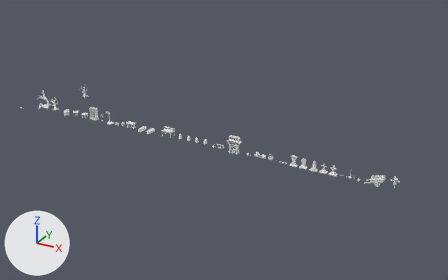
Two versions of the Blender file Magic_Halloween.blend, one commit apart.
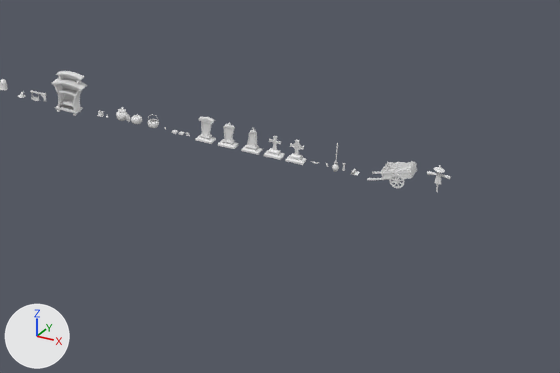
Each version is shown whole from a camera (50 mm lens) standing at (76.4, -68.9, 35.7) and looking at (36.2, 4.3, -0.8), then close up on the part from 46% to 100% of the width and 37% to 95% of the height. Every picture has the same lights, and +X, +Y and +Z are marked at lower left. The older version's two pictures come first.
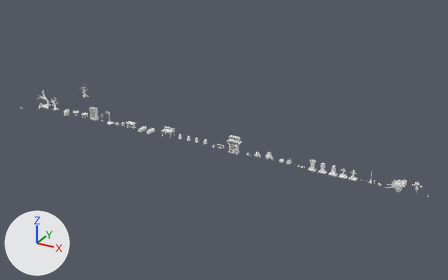
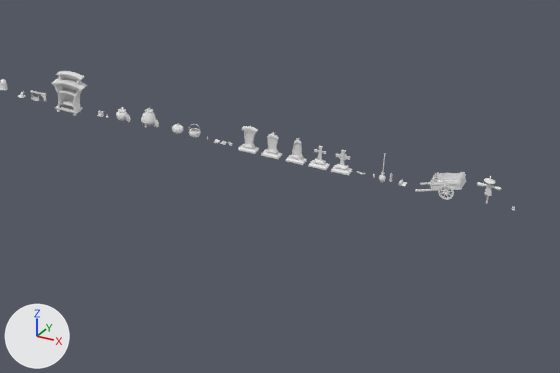
The change, as a diff of the scene's bpy script:
```diff
--- a/Magic_Halloween.blend.py
+++ b/Magic_Halloween.blend.py
@@ me_cube_034 @@
+me_cube_034.from_pydata(...)  # 682 vertices, 708 faces; spans x -0.525..0.525, y -0.431..0.431, z 0.0..1.185
@@ ob_sphere @@
 ob_sphere = bpy.data.objects.new('Sphere', me_sphere)
-ob_sphere.location = (44.72, -0.21, 0.03)
+ob_sphere.location = (47.33, -0.21, 0.03)
@@ ob_cube_018 @@
 ob_cube_018 = bpy.data.objects.new('Cube.018', me_cube_018)
-ob_cube_018.location = (49.08, -0.2, -0.06)
+ob_cube_018.location = (51.69, -0.2, -0.06)
@@ ob_cube_019 @@
 ob_cube_019 = bpy.data.objects.new('Cube.019', me_cube_019)
-ob_cube_019.location = (50.46, -0.2, -0.06)
+ob_cube_019.location = (53.07, -0.2, -0.06)
@@ ob_cube_020 @@
 ob_cube_020 = bpy.data.objects.new('Cube.020', me_cube_020)
-ob_cube_020.location = (51.89, -0.2, -0.06)
+ob_cube_020.location = (54.51, -0.2, -0.06)
@@ ob_cube_021 @@
 ob_cube_021 = bpy.data.objects.new('Cube.021', me_cube_021)
-ob_cube_021.location = (53.21, -0.2, -0.06)
+ob_cube_021.location = (55.82, -0.2, -0.06)
@@ ob_cube_022 @@
 ob_cube_022 = bpy.data.objects.new('Cube.022', me_cube_022)
-ob_cube_022.location = (54.49, -0.2, -0.06)
+ob_cube_022.location = (57.1, -0.2, -0.06)
@@ ob_sphere_001 @@
 ob_sphere_001 = bpy.data.objects.new('Sphere.001', me_sphere_001)
-ob_sphere_001.location = (45.78, -0.21, 0.03)
+ob_sphere_001.location = (48.39, -0.21, 0.03)
@@ ob_cylinder_003 @@
 ob_cylinder_003 = bpy.data.objects.new('Cylinder.003', me_cylinder_004)
-ob_cylinder_003.location = (56.74, -0.2, -0.21)
+ob_cylinder_003.location = (59.36, -0.2, -0.21)
@@ ob_cube_026 @@
 ob_cube_026 = bpy.data.objects.new('Cube.026', me_cube_027)
-ob_cube_026.location = (57.87, -0.19, 0.01)
+ob_cube_026.location = (60.49, -0.19, 0.01)
@@ ob_cube_027 @@
 ob_cube_027 = bpy.data.objects.new('Cube.027', me_cube_028)
-ob_cube_027.location = (59.85, -0.2, 0.0)
+ob_cube_027.location = (62.47, -0.2, 0.0)
@@ ob_cylinder_005 @@
 ob_cylinder_005 = bpy.data.objects.new('Cylinder.005', me_cylinder_006)
-ob_cylinder_005.location = (62.31, -0.2, 0.0)
+ob_cylinder_005.location = (64.92, -0.2, 0.0)
@@ ob_cube_034 @@
+ob_cube_034 = bpy.data.objects.new('Cube.034', me_cube_034)
+ob_cube_034.location = (45.55, -0.14, 0.02)
```

Pixel boxes [x1, y1, x2, y2] of what changed, in the close-ups (560 x 373 px):
'Cube.027', moved
    before: [367, 161, 417, 188]
    after: [415, 172, 466, 200]
'Cube.018', moved
    before: [195, 117, 216, 144]
    after: [238, 126, 259, 154]
'Cube.019', moved
    before: [218, 122, 239, 149]
    after: [261, 132, 282, 159]
'Cube.020', moved
    before: [241, 127, 262, 155]
    after: [286, 138, 307, 165]
'Cube.022', moved
    before: [285, 140, 307, 165]
    after: [331, 150, 352, 176]
'Cube.021', moved
    before: [264, 136, 285, 160]
    after: [308, 146, 330, 170]
'Cylinder.005', moved
    before: [427, 165, 451, 192]
    after: [477, 176, 502, 204]
'Cube.034', added
    after: [141, 108, 159, 128]
'Sphere.001', moved
    before: [148, 114, 159, 128]
    after: [189, 124, 201, 138]
'Sphere', moved
    before: [131, 114, 142, 124]
    after: [172, 123, 183, 134]
'Cylinder.003', moved
    before: [332, 143, 339, 172]
    after: [379, 153, 386, 183]
'Cube.026', moved
    before: [351, 169, 360, 175]
    after: [398, 179, 407, 186]
